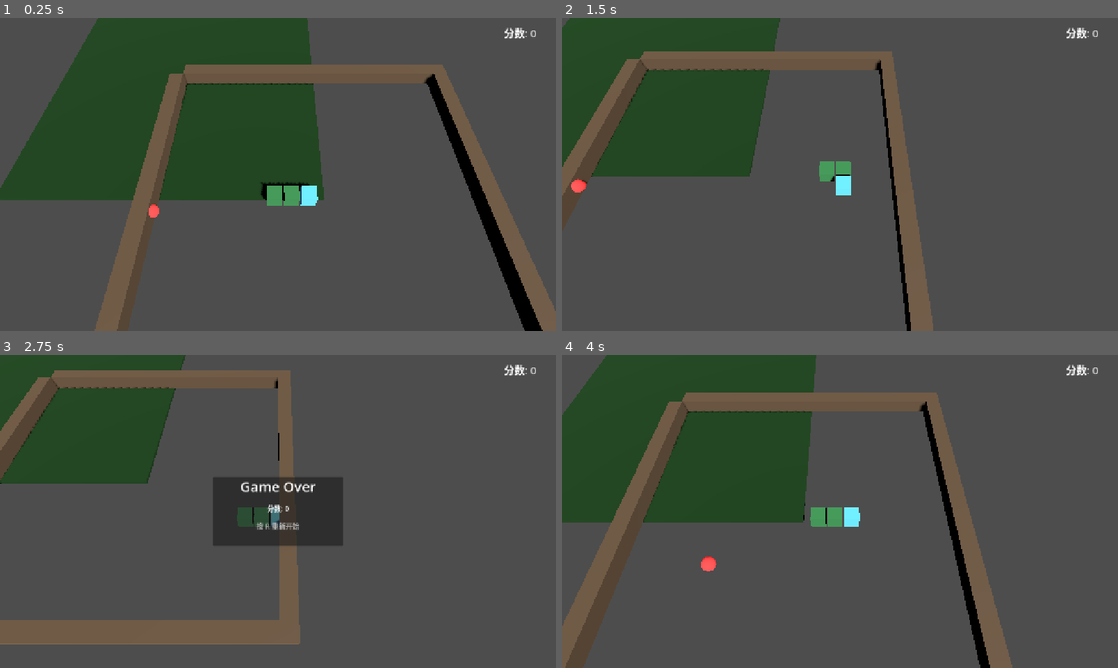
Above: before the commit, frames 1-4 (two rows, left to right).
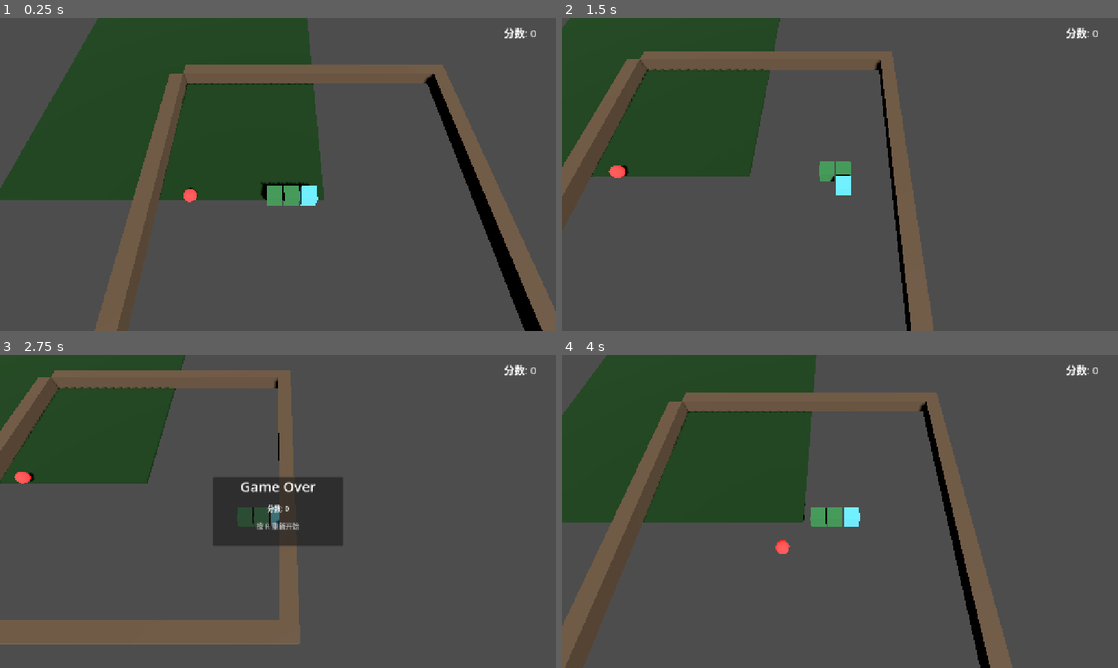
Above: after the commit, the same moments.

Repository: gaoyingxie/godot-3d-demo
Game: Godot game, scene res://scenes/main.tscn
The game is run twice, just before and just after one commit, with the same random seed, the same clock (stepped at 60 frames per second) and the same inputs.
Inputs (mouse positions are in pixels of both pictures, inside the frame that each line leads up to):
- Up to frame 1 (0.25 s): no input
- Up to frame 2 (1.5 s): tap Enter at 0.5 s; move the mouse to (962, 158) at 0.52 s; hold D (move_right) 0.53-1.28 s; hold Shift (sprint) 0.53-1.28 s; click (962, 158) at 0.67 s; tap Space (jump) at 0.77 s; move the mouse to (728, 190) at 1.27 s; hold S (move_backward) from 1.28 s (still down); tap Shift (sprint) at 1.35 s
- Up to frame 3 (2.75 s): tap Space (jump) at 1.52 s; move the mouse to (333, 442) at 2.02 s; release S (move_backward) at 2.03 s; hold D (move_right) from 2.03 s (still down); hold Shift (sprint) from 2.03 s (still down)
- Up to frame 4 (4 s): move the mouse to (812, 574) at 2.77 s; release D (move_right) at 2.78 s; release Shift (sprint) at 2.78 s; hold W (move_forward) 2.78-3.53 s; tap Shift (sprint) at 2.85 s; click (812, 574) at 2.92 s; tap Space (jump) at 3.02, 3.77 s; move the mouse to (1006, 558) at 3.52 s; hold A (move_left) from 3.53 s (still down); hold Shift (sprint) from 3.53 s (still down)

The runs differ from the first frame. In frame 1, 0.2% of the frame differs, in the area x 26-36%, y 54-64%; in frame 2, 0.2%, in the area x 1-12%, y 47-56%; in frame 3, 0.1%; in frame 4, 0.2%.

Commit message:
fix: 食物生成范围排除边界墙区域

Diff:
--- a/scripts/snake_game.gd
+++ b/scripts/snake_game.gd
@@ -90,9 +90,10 @@
 
 
 func _spawn_food() -> void:
+	# 墙厚1格，有效范围是 1~GRID_SIZE-2
 	var valid_positions: Array[Vector3i] = []
-	for x in range(GRID_SIZE):
-		for z in range(GRID_SIZE):
+	for x in range(1, GRID_SIZE - 1):
+		for z in range(1, GRID_SIZE - 1):
 			var p := Vector3i(x, 0, z)
 			if not (p in snake_body):
 				valid_positions.append(p)
